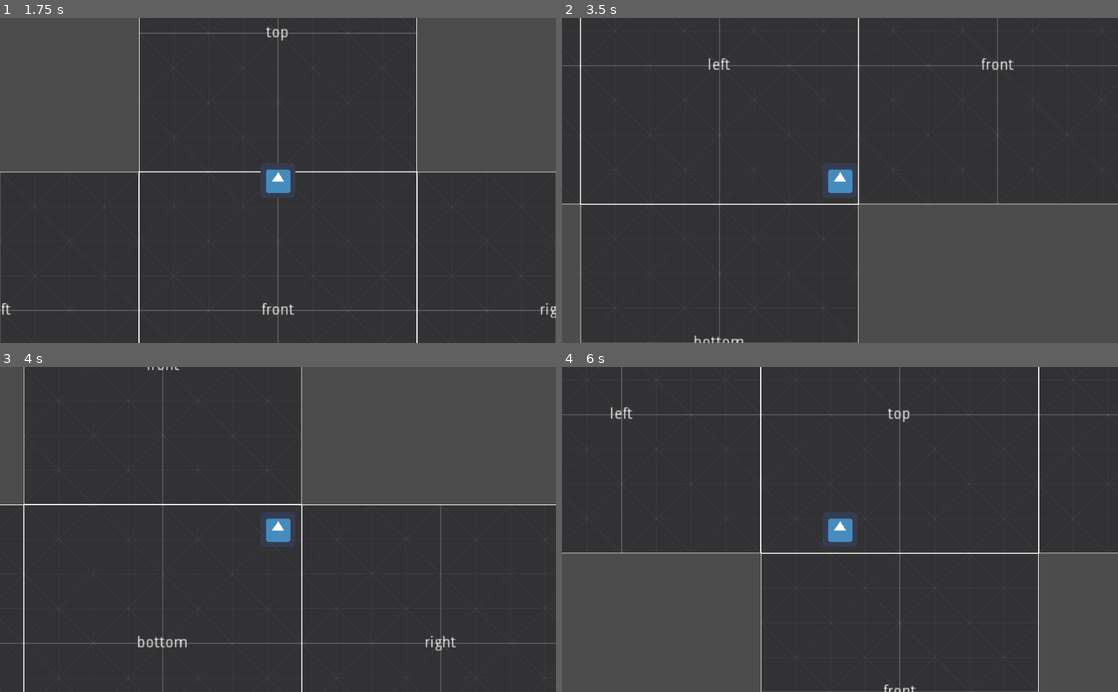
Above: before the commit, frames 1-4 (two rows, left to right).
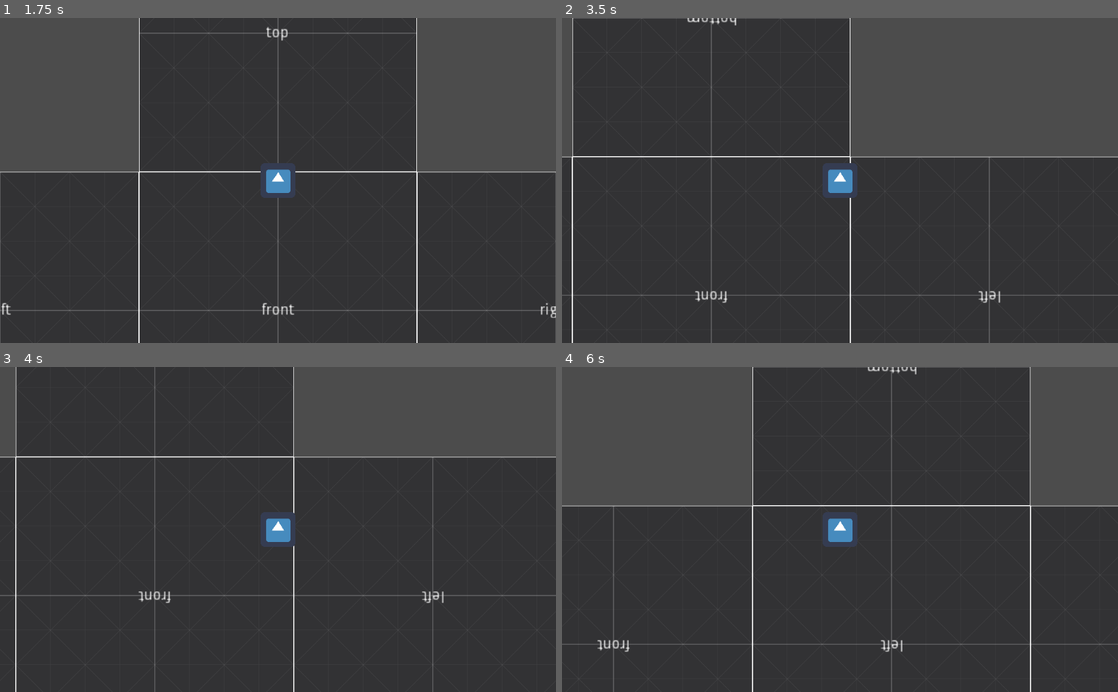
Above: after the commit, the same moments.

Repository: rmvermeulen/hyper-world
Game: Godot game, scene res://MainScene.tscn
The game is run twice, just before and just after one commit, with the same random seed, the same clock (stepped at 60 frames per second) and the same inputs. The engine's default icon, where the game draws it, is replaced by a stand-in: a white triangle on a blue panel in a dark square.
Inputs:
- Up to frame 1 (1.75 s): tap Enter at 0.5 s; hold Up (move_up) from 0.53 s (still down)
- Up to frame 2 (3.5 s): release Up (move_up) at 2.03 s; hold Left (move_left) from 2.03 s (still down)
- Up to frame 3 (4 s): release Left (move_left) at 3.53 s; hold Down (move_down) from 3.53 s (still down)
- Up to frame 4 (6 s): release Down (move_down) at 4.28 s; hold Right (move_right) 4.28-5.03 s; hold Up (move_up) 5.03-5.78 s; hold Right (move_right) from 5.78 s (still down)

Frame 1 is identical in both runs. In frame 2, 41% of the frame differs, in the area x 0-100%, y 0-100%; in frame 3, 10%; in frame 4, 41%.

Commit message:
hyper world: CubeData stuff

Diff:
--- /dev/null
+++ b/CubeData.gd
@@ -0,0 +1,47 @@
+extends Reference
+
+static func create():
+	return {
+		"front":
+		{
+			"north": {"id": "top", "connection": "south", "angle": 0},
+			"south": {"id": "bottom", "connection": "north", "angle": 0},
+			"east": {"id": "right", "connection": "west", "angle": 0},
+			"west": {"id": "left", "connection": "east", "angle": 0},
+		},
+		"back":
+		{
+			"north": {"id": "top", "connection": "north", "angle": TAU},
+			"south": {"id": "bottom", "connection": "south", "angle": TAU},
+			"east": {"id": "left", "connection": "west", "angle": 0},
+			"west": {"id": "right", "connection": "east", "angle": 0},
+		},
+		"left":
+		{
+			"north": {"id": "top", "connection": "west", "angle": TAU + PI},
+			"south": {"id": "bottom", "connection": "east", "angle": TAU + PI},
+			"east": {"id": "front", "connection": "west", "angle": 0},
+			"west": {"id": "back", "connection": "east", "angle": 0},
+		},
+		"right":
+		{
+			"north": {"id": "top", "connection": "east", "angle": PI},
+			"south": {"id": "bottom", "connection": "west", "angle": PI},
+			"east": {"id": "back", "connection": "west", "angle": 0},
+			"west": {"id": "front", "connection": "east", "angle": 0},
+		},
+		"top":
+		{
+			"north": {"id": "back", "connection": "north", "angle": TAU},
+			"south": {"id": "front", "connection": "north", "angle": 0},
+			"east": {"id": "right", "connection": "north", "angle": TAU + PI},
+			"west": {"id": "left", "connection": "north", "angle": PI},
+		},
+		"bottom":
+		{
+			"north": {"id": "front", "connection": "south", "angle": 0},
+			"south": {"id": "back", "connection": "south", "angle": TAU},
+			"east": {"id": "right", "connection": "south", "angle": PI},
+			"west": {"id": "left", "connection": "south", "angle": TAU + PI},
+		},
+	}
--- a/MainScene.gd
+++ b/MainScene.gd
@@ -3,56 +3,13 @@
 # const FLOOR_TEXTURE := preload("res://assets/proto-textures/Dark/texture_05.png")
 const ROOM_SIZE := 256
 
+var cube_data = preload("./CubeData.gd").create()
 var current_room_id := "front"
-
-var planes = {
-	"front":
-	{
-		"north": "top/south",
-		"south": "bottom/north",
-		"east": "right/west",
-		"west": "left/east",
-	},
-	"back":
-	{
-		"north": "top/north",
-		"south": "bottom/south",
-		"east": "left/west",
-		"west": "right/east",
-	},
-	"left":
-	{
-		"north": "top/west",
-		"south": "bottom/east",
-		"east": "front/west",
-		"west": "back/east",
-	},
-	"right":
-	{
-		"north": "top/east",
-		"south": "bottom/west",
-		"east": "back/west",
-		"west": "front/east",
-	},
-	"top":
-	{
-		"north": "back/north",
-		"south": "front/north",
-		"east": "right/north",
-		"west": "left/north",
-	},
-	"bottom":
-	{
-		"north": "front/south",
-		"south": "back/south",
-		"east": "right/south",
-		"west": "left/south",
-	},
-}
 
 
 func _ready():
-	_change_room_to(current_room_id)
+	assert(cube_data)
+	_change_room_to(current_room_id, "north")
 	for wall in $RoomArea/Walls.get_children():
 		assert(
 			(
@@ -64,52 +21,26 @@
 		)
 
 
-func _change_room_to(room: String) -> void:
-	var info = planes[room]
+func _change_room_to(next_room_id: String, dir: String) -> void:
+	var info = cube_data[next_room_id]
 	# update labels
-	$RoomArea/Labels/Current.text = room
-	$RoomArea/Labels/North.text = info.north.split("/")[0]
-	$RoomArea/Labels/East.text = info.east.split("/")[0]
-	$RoomArea/Labels/South.text = info.south.split("/")[0]
-	$RoomArea/Labels/West.text = info.west.split("/")[0]
+	$RoomArea/Labels/Current.text = next_room_id
+	$RoomArea/Labels/North.text = info.north.id
+	$RoomArea/Labels/East.text = info.east.id
+	$RoomArea/Labels/South.text = info.south.id
+	$RoomArea/Labels/West.text = info.west.id
 
-	# change texture rotation
-	# todo
+	# rotate the player and camera
+	$Player.rotate(cube_data[current_room_id][dir].angle)
 
-	# change preview textures
-	var pvs = $RoomArea/Previews
-	for pv in pvs.get_children():
-		var from = pv.name.to_lower()
-		var to = info[from].split("/")[1]
-		var r = _get_preview_rotation(from, to)
-		pv.rotation = r
-		prints(from, to, 'set rotation', r)
+	# change preview textures)
 
-	# redraw
-	update()
-
-
-func _get_preview_rotation(from: String, to: String) -> float:
-	var r = _get_rotation(from) + _get_rotation(to)
-	return wrapf(r, 0, TAU)
-
-
-func _get_rotation(wd: String) -> float:
-	match wd:
-		"north":
-			return 0.0
-		"east":
-			return PI
-		"south":
-			return TAU
-		"west":
-			return -PI
-	assert(false)
-	return 0.0
+	# and we're done
+	current_room_id = next_room_id
 
 
 func _on_Player_body_entered(body):
-	var room = planes[current_room_id]
+	var room = cube_data[current_room_id]
 	prints(current_room_id, '->', room[body.name.to_lower()])
 
 
@@ -127,7 +58,7 @@
 		"west":
 			offset.x = ROOM_SIZE
 	body.position += offset
-	var next_room = planes[current_room_id][tag].split("/")[0]
-	_change_room_to(next_room)
+	var next_room = cube_data[current_room_id][tag].id
+	_change_room_to(next_room, tag)
 
 # end
--- a/MainScene.tscn
+++ b/MainScene.tscn
@@ -119,7 +119,7 @@
 margin_top = -272.0
 margin_right = 32.0
 margin_bottom = -240.0
-text = "Current"
+text = "North"
 align = 1
 valign = 1
 __meta__ = {
@@ -131,7 +131,7 @@
 margin_top = -16.0
 margin_right = 288.0
 margin_bottom = 16.0
-text = "Current"
+text = "East"
 align = 1
 valign = 1
 __meta__ = {
@@ -143,7 +143,7 @@
 margin_top = 240.0
 margin_right = 32.0
 margin_bottom = 272.0
-text = "Current"
+text = "South"
 align = 1
 valign = 1
 __meta__ = {
@@ -155,7 +155,7 @@
 margin_top = -16.0
 margin_right = -224.0
 margin_bottom = 16.0
-text = "Current"
+text = "West"
 align = 1
 valign = 1
 __meta__ = {
--- a/squares/Player.gd
+++ b/squares/Player.gd
@@ -1,10 +1,4 @@
 extends KinematicBody2D
-
-var _jumping := false
-
-
-func _ready():
-	pass
 
 
 func _physics_process(_delta):
@@ -12,8 +6,4 @@
 		int(Input.is_action_pressed("move_right")) - int(Input.is_action_pressed("move_left")),
 		int(Input.is_action_pressed("move_down")) - int(Input.is_action_pressed("move_up"))
 	)
-	move_and_slide(input.normalized() * 100)
-
-
-func _on_TransitionTimer_timeout():
-	_jumping = false
+	move_and_slide(input.normalized().rotated(rotation) * 100)
